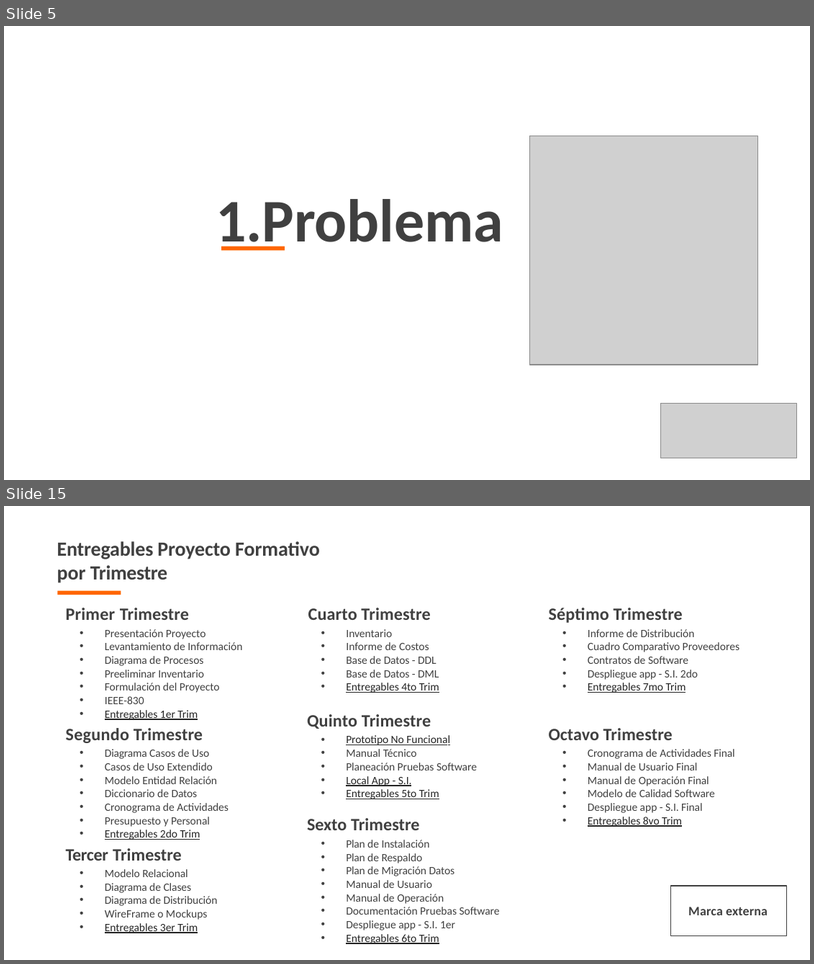
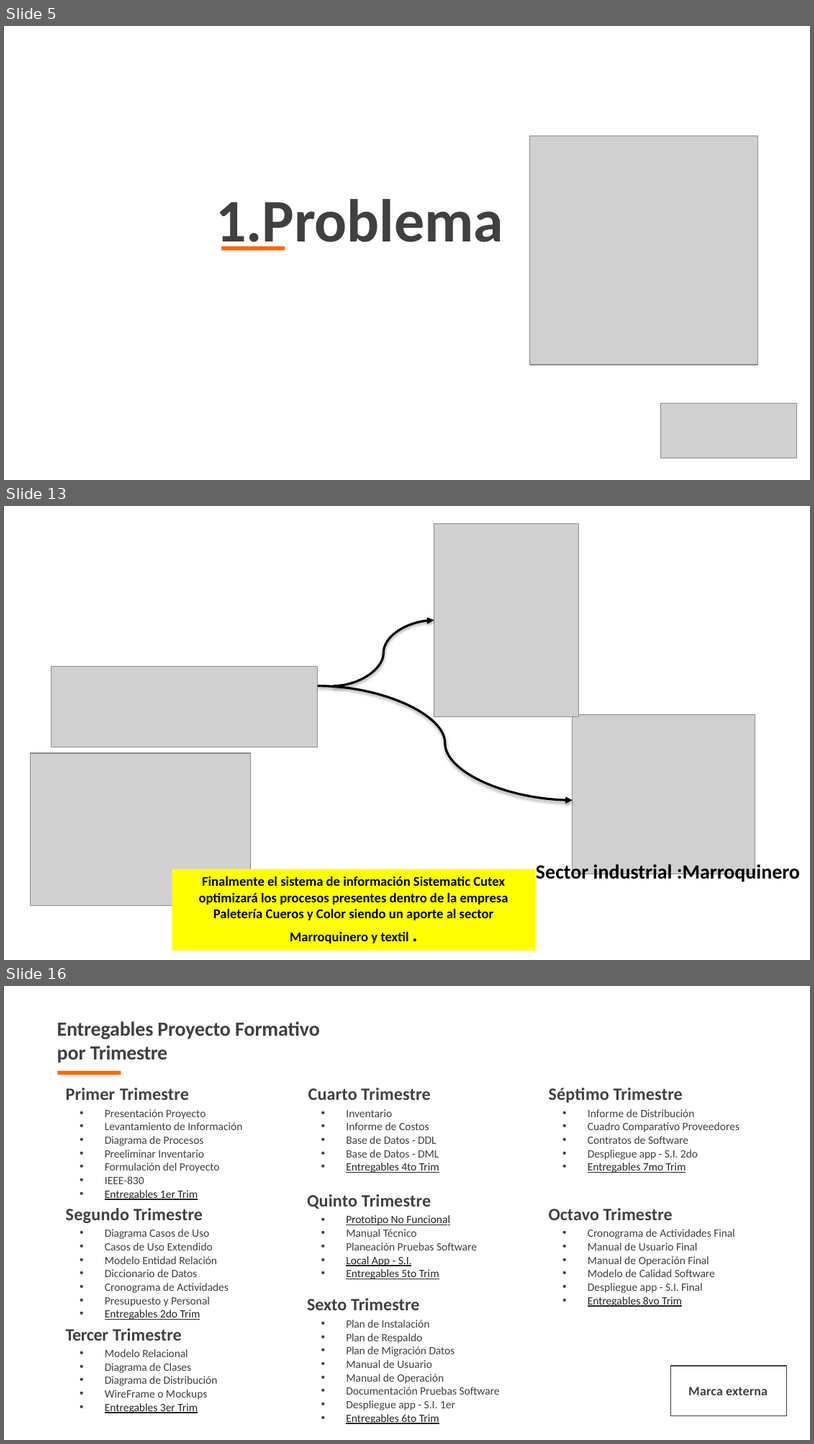
Before and after one commit to kamor31232/Proyecto_adsi, a slide deck: App/app_documentacion/1er_trimestre/1_proyecto/1_1_1_presentacion_proyecto.pptx. Shown one above the other, each under a label of ours: slides 5 and 15 before the commit, slides 5, 13 and 16 after it; the slides between them are not shown. The pictures are 814x964 and 814x1444 pixels, drawn with LibreOffice and Linux fonts; fonts in the diff are those of the drawing; grey boxes stand for pictures; background and template pictures are left out. Boxes give left, top, right and bottom in pixels: in the first picture for what was removed or moved away, otherwise in the second. Text is boxed around its words. In the diff, an @@ line names an element or a change of style, - is before the commit and + after.

```diff
--- a/App/app_documentacion/1er_trimestre/1_proyecto/1_1_1_presentacion_proyecto.pptx
+++ b/App/app_documentacion/1er_trimestre/1_proyecto/1_1_1_presentacion_proyecto.pptx
@@ slide 13 added at [4, 506, 810, 960], background #FFFFFF @@
@@ picture added at [434, 524, 579, 717] @@
@@ curved arrow added from (333, 686) to (434, 620), #000000 2 pt @@
@@ picture added at [51, 667, 318, 747] @@
@@ curved arrow added from (318, 686) to (573, 800), #000000 2 pt @@
@@ picture added at [573, 714, 755, 874] @@
@@ picture added at [30, 753, 251, 905] @@
@@ rectangle added at [172, 869, 535, 950], fill #FFFF00, 12 pt, text #000000, bold @@
+Finalmente el sistema de información Sistematic Cutex optimizará los procesos presentes dentro de la empresa Paletería Cueros y Color siendo un aporte al sector Marroquinero y textil .
@@ text added at [536, 862, 800, 883], 18 pt, text #000000, bold @@
+Sector industrial :Marroquinero
@@ what was slide 15 is now slide 16 @@
```
Also in this commit, not shown: 7 slides changed, 2 other slides added, 2 slides removed.
